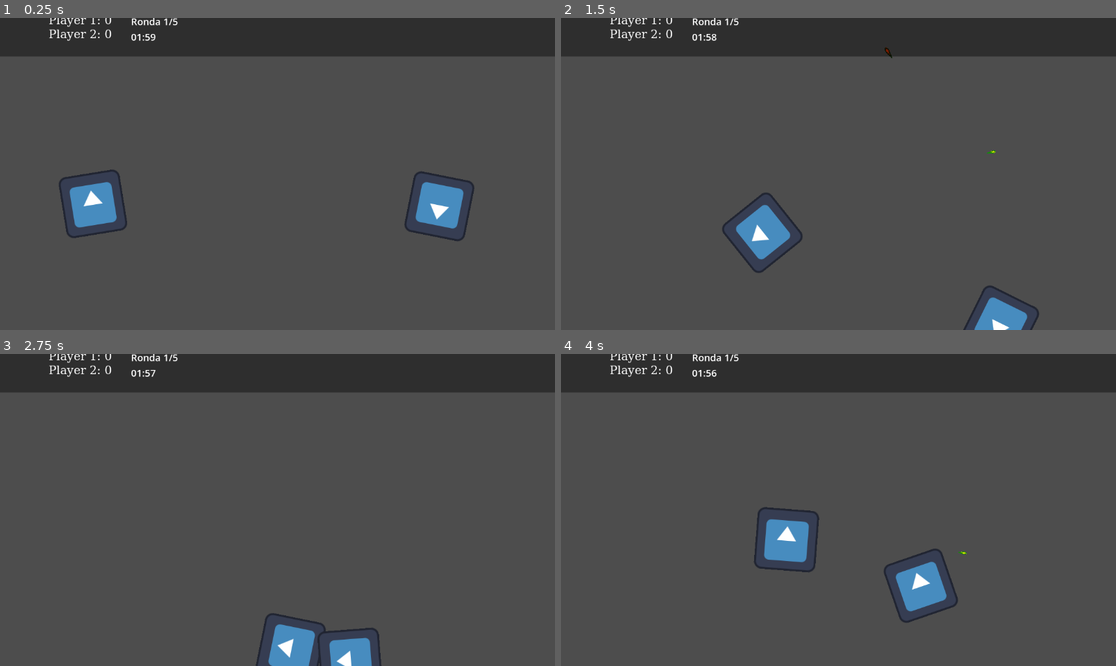
Above: before the commit, frames 1-4 (two rows, left to right).
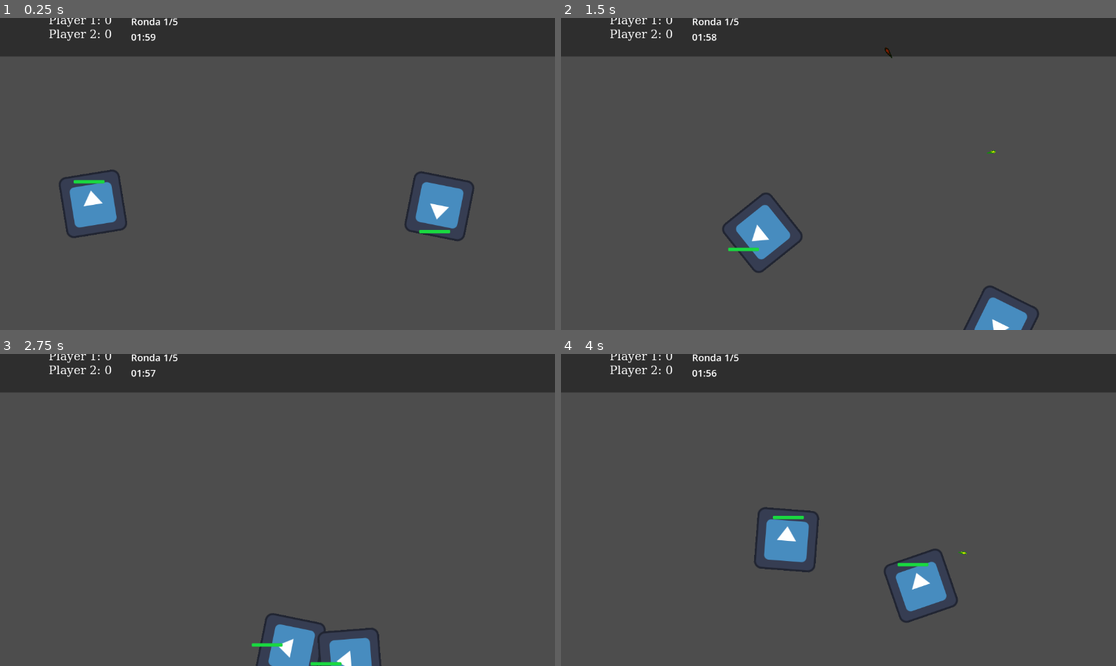
Above: after the commit, the same moments.

Repository: Mikelodiuum/PVPROLLalex
Game: Godot game, scene res://scenes/main/main.tscn
Same seed, same stepped clock (60 frames per second), same inputs: the game is played once before the commit and once after it. The engine's default icon, where the game draws it, is replaced by a stand-in: a white triangle on a blue panel in a dark square.
Inputs (mouse positions are in pixels of both pictures, inside the frame that each line leads up to):
- Up to frame 1 (0.25 s): no input
- Up to frame 2 (1.5 s): tap Enter (ui_accept) at 0.5, 0.77, 1.07 s; move the mouse to (960, 158) at 0.52 s; hold D (ui_right) 0.53-1.28 s; hold Down (ui_down_p2) 0.53-1.28 s; click (960, 158) at 0.6 s; move the mouse to (727, 189) at 1.27 s; hold S (ui_down) from 1.28 s (still down); tap Down (ui_down_p2) at 1.35 s
- Up to frame 3 (2.75 s): tap Enter (ui_accept) at 1.52, 1.82 s; tap Left (ui_left_p2) at 1.55 s; move the mouse to (333, 441) at 2.02 s; release S (ui_down) at 2.03 s; hold D (ui_right) from 2.03 s (still down); hold Left (ui_left_p2) from 2.03 s (still down); tap Right (ui_right_p2) at 2.3 s
- Up to frame 4 (4 s): move the mouse to (810, 572) at 2.77 s; release D (ui_right) at 2.78 s; release Left (ui_left_p2) at 2.78 s; hold W (ui_up) 2.78-3.53 s; tap Right (ui_right_p2) at 2.85 s; tap Enter (ui_accept) at 3.02, 3.32, 3.77, 3.8 s; tap Up (ui_up_p2) at 3.05 s; move the mouse to (1005, 556) at 3.52 s; hold A (ui_left) from 3.53 s (still down); hold Up (ui_up_p2) from 3.53 s (still down)

The runs differ from the first frame. In frame 1, 0.1% of the frame differs, in the area x 13-82%, y 51-70%; in frame 2, less than 0.1%; in frame 3, 0.1%, in the area x 45-62%, y 92-100%; in frame 4, 0.1%.

Commit message:
Barras de vida

Diff:
--- a/player.gd
+++ b/player.gd
@@ -12,6 +12,20 @@
 @export var max_health := 100
 var current_health: int
 var can_shoot: bool = true
+
+# Referencias a la barra de vida
+@onready var health_bar = $HealthBarPivot/HealthBar
+@onready var health_bar_pivot = $HealthBarPivot
+
+func _ready():
+	# No hardcodeamos el nombre: se hereda del nombre del nodo en main.tscn
+	# ("Player1" o "Player2" según la instancia)
+	add_to_group("players")
+	current_health = max_health
+	# Inicializar barra de vida
+	if health_bar:
+		health_bar.max_value = max_health
+		health_bar.value = current_health
 
 func _physics_process(delta):
 	var direction = Vector2.ZERO
@@ -32,6 +46,10 @@
 	var mouse_position = get_global_mouse_position()
 	var direction_to_mouse = mouse_position - global_position
 	rotation = direction_to_mouse.angle()
+
+	# Contrarrotar la barra de vida para que siempre esté horizontal
+	if health_bar_pivot:
+		health_bar_pivot.rotation = -rotation
 
 	if Input.is_action_just_pressed(shoot_input):
 		shoot()
@@ -58,20 +76,23 @@
 	await get_tree().create_timer(cd).timeout
 	can_shoot = true
 
-
-
 func take_damage(amount: int):
 	current_health -= amount
-	print(name, "vida:", current_health)
+	print(name, " vida:", current_health)
+	# Actualizar barra de vida
+	if health_bar:
+		health_bar.value = current_health
+	# Flash rojo de daño
+	_flash_damage()
 	if current_health <= 0:
 		die()
 
-func _ready():
-	name = "Player1"
-	add_to_group("players")
-	current_health = max_health
-
+func _flash_damage():
+	if has_node("Sprite2D"):
+		$Sprite2D.modulate = Color.RED
+		var tween = create_tween()
+		tween.tween_property($Sprite2D, "modulate", Color.WHITE, 0.15)
 
 func die():
-	print(name, "muerto")
+	print(name, " muerto")
 	queue_free()
--- /dev/null
+++ b/scenes/player/health_bar.gd
@@ -0,0 +1,67 @@
+extends ProgressBar
+
+## Script para la barra de vida con colores dinámicos.
+## Verde (100%) → Amarillo (50%) → Rojo (0%)
+## Se asigna como hijo de HealthBarPivot en la escena del jugador.
+
+# Colores del gradiente de vida
+var color_full := Color(0.1, 0.85, 0.25)   # Verde brillante
+var color_mid := Color(1.0, 0.82, 0.0)     # Amarillo/dorado
+var color_low := Color(0.9, 0.12, 0.12)    # Rojo intenso
+
+# Estilos internos
+var fill_style: StyleBoxFlat
+var bg_style: StyleBoxFlat
+
+func _ready():
+	# Desactivar texto de porcentaje
+	show_percentage = false
+
+	# === Estilo del fondo (background) ===
+	bg_style = StyleBoxFlat.new()
+	bg_style.bg_color = Color(0.1, 0.1, 0.1, 0.75)
+	bg_style.corner_radius_top_left = 3
+	bg_style.corner_radius_top_right = 3
+	bg_style.corner_radius_bottom_left = 3
+	bg_style.corner_radius_bottom_right = 3
+	bg_style.border_width_left = 1
+	bg_style.border_width_right = 1
+	bg_style.border_width_top = 1
+	bg_style.border_width_bottom = 1
+	bg_style.border_color = Color(0.25, 0.25, 0.25, 0.9)
+
+	# === Estilo del relleno (fill) ===
+	fill_style = StyleBoxFlat.new()
+	fill_style.bg_color = color_full
+	fill_style.corner_radius_top_left = 2
+	fill_style.corner_radius_top_right = 2
+	fill_style.corner_radius_bottom_left = 2
+	fill_style.corner_radius_bottom_right = 2
+
+	# Aplicar estilos
+	add_theme_stylebox_override("background", bg_style)
+	add_theme_stylebox_override("fill", fill_style)
+
+	# Conectar señal para actualizar color cuando cambia el valor
+	value_changed.connect(_on_value_changed)
+
+	# Inicializar color
+	_on_value_changed(value)
+
+func _on_value_changed(new_value: float):
+	var ratio = new_value / max_value if max_value > 0 else 0.0
+	_update_color(ratio)
+
+func _update_color(ratio: float):
+	var color: Color
+	if ratio > 0.5:
+		# Verde → Amarillo (1.0 → 0.5)
+		var t = (ratio - 0.5) / 0.5
+		color = color_mid.lerp(color_full, t)
+	else:
+		# Amarillo → Rojo (0.5 → 0.0)
+		var t = ratio / 0.5
+		color = color_low.lerp(color_mid, t)
+
+	if fill_style:
+		fill_style.bg_color = color
--- a/scenes/player/player.gd
+++ /dev/null
@@ -1,59 +0,0 @@
-extends CharacterBody2D
-@export var bullet_scene: PackedScene
-#permite:asignar la escena desde el editor/desacoplar código de recursos
-@export var speed := 300.0
-#velocidad definida del personaje
-@export var max_health := 100
-var current_health := max_health
-@export var bullet_modifier: BulletModifier = null
-
-func _physics_process(delta):
-	var direction = Vector2.ZERO
-
-	if Input.is_action_pressed("ui_right_p2"):
-		direction.x += 1
-	if Input.is_action_pressed("ui_left_p2"):
-		direction.x -= 1
-	if Input.is_action_pressed("ui_down_p2"):
-		direction.y += 1
-	if Input.is_action_pressed("ui_up_p2"):
-		direction.y -= 1
-
-	direction = direction.normalized()
-	#esto se encarga de que la velocidad en las diagonales sea la misma que en las recta (.normalized)
-	velocity = direction * speed
-	move_and_slide()
-	#creo que eso ultimo es lo encargado de que todo lo anterior pase
-
-	var mouse_position = get_global_mouse_position()
-	var direction_to_mouse = mouse_position - global_position
-	rotation = direction_to_mouse.angle()
-	#esto se encarga de ver donde mira el pj donde esta el cursor calcular el ángulo de diferencia y rotar al pj ese ángulo para que mire al cursor
-	if Input.is_action_just_pressed("ui_accept_p2"):
-		shoot()
-	#cuando usas el uiaccept realiza la función shoot
-func shoot():
-	if bullet_scene == null:
-		return
-	var bullet = bullet_scene.instantiate()
-	bullet.global_position = $Muzzle.global_position
-	bullet.direction = (get_global_mouse_position() - bullet.global_position).normalized()
-	bullet.shooter = self
-	# Asignar el modificador si existe
-	if bullet_modifier:
-		bullet.modifier = bullet_modifier
-	get_parent().add_child(bullet)
-
-func take_damage(amount: int):
-	current_health -= amount
-	print("Vida actual:", current_health)
-	if current_health <= 0:
-		die()
-
-func _ready():
-	name = "Player2"
-	add_to_group("players")
-
-func die():
-	print("Player muerto")
-	queue_free() # eliminar el jugador, luego lo manejaremos en el sistema de rondas
--- a/scenes/player/player.tscn
+++ b/scenes/player/player.tscn
@@ -3,6 +3,7 @@
 [ext_resource type="Script" uid="uid://b160gajkm5yvb" path="res://player.gd" id="1_fsqob"]
 [ext_resource type="PackedScene" uid="uid://dkl4la3twadub" path="res://scenes/combat/weapons/basic/bullet.tscn" id="2_gmlin"]
 [ext_resource type="Texture2D" uid="uid://d1qtdjs4rfkna" path="res://scenes/assets/sprites/icon.svg" id="3_gmlin"]
+[ext_resource type="Script" path="res://scenes/player/health_bar.gd" id="4_hbar"]
 
 [sub_resource type="CircleShape2D" id="CircleShape2D_gmlin"]
 radius = 63.0
@@ -20,3 +21,16 @@
 
 [node name="Muzzle" type="Marker2D" parent="." unique_id=1221720251]
 position = Vector2(67, 0)
+
+[node name="HealthBarPivot" type="Node2D" parent="."]
+position = Vector2(0, -50)
+z_index = 10
+
+[node name="HealthBar" type="ProgressBar" parent="HealthBarPivot"]
+offset_left = -32.0
+offset_right = 32.0
+offset_bottom = 7.0
+max_value = 100.0
+value = 100.0
+show_percentage = false
+script = ExtResource("4_hbar")
Not shown, added: scenes/player/health_bar.gd.uid
Not shown, removed: scenes/player/player.gd.uid
Not shown, changed: .gitignore
